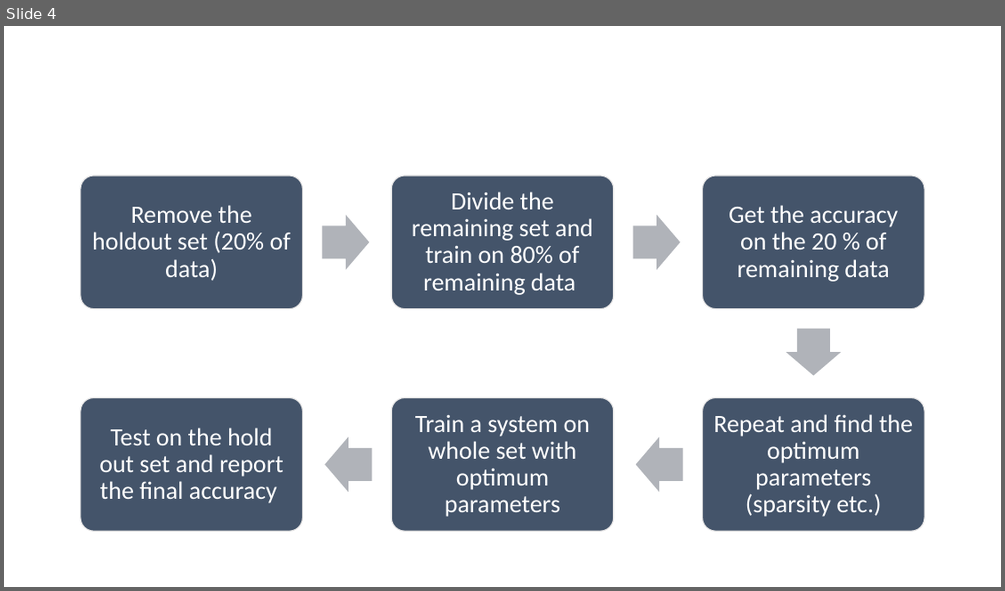
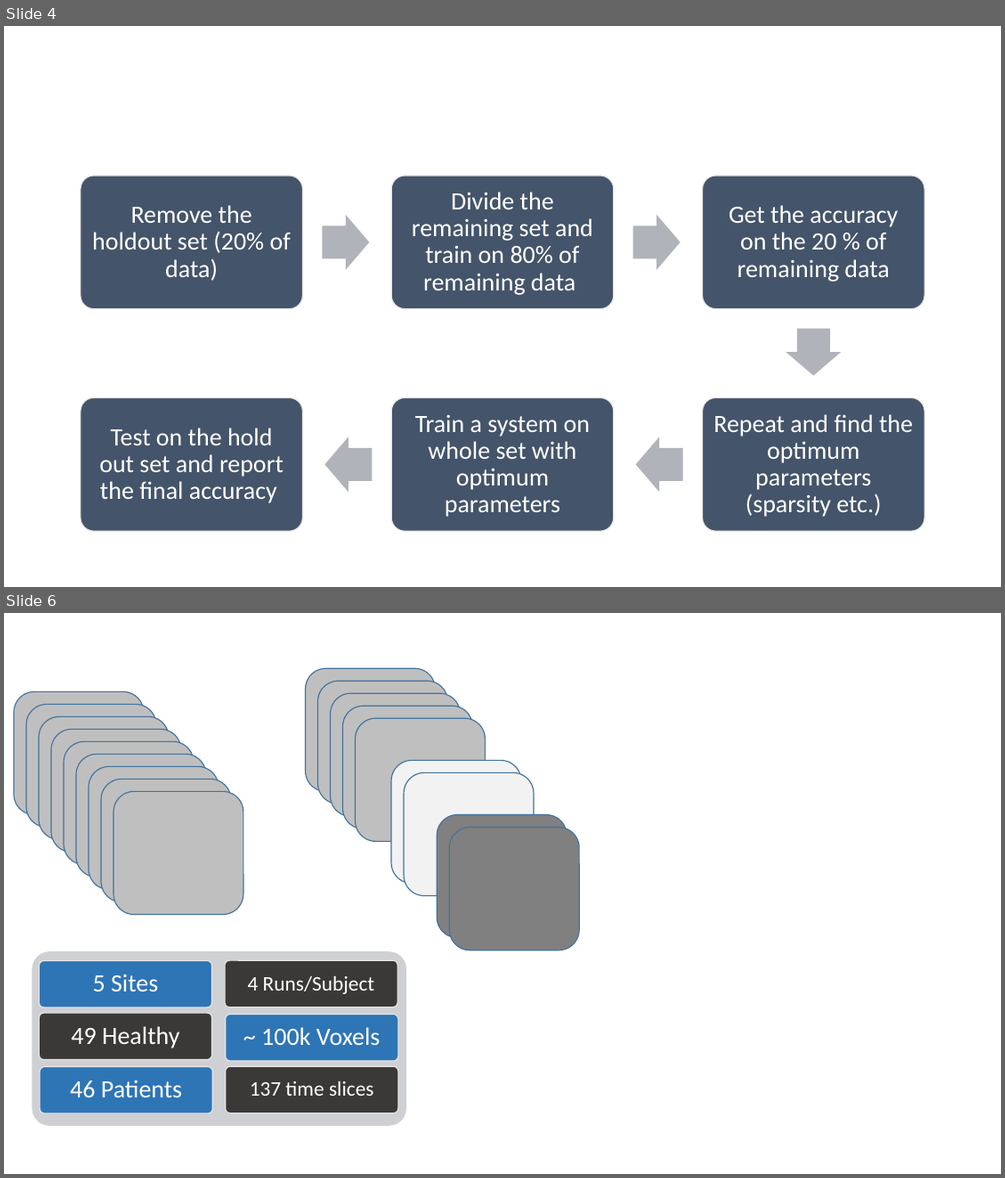
Before and after one commit to CMPUT659T4/cmput659_project, a slide deck: FinalPresentation Figures.pptx. Shown one above the other, each under a label of ours: slide 4 before the commit, slides 4 and 6 after it; the slides between them are not shown. The pictures are 1005x591 and 1005x1178 pixels, drawn with LibreOffice and Linux fonts; fonts in the diff are those of the drawing. Boxes give left, top, right and bottom in pixels: in the first picture for what was removed or moved away, otherwise in the second. Text is boxed around its words. In the diff, an @@ line names an element or a change of style, - is before the commit and + after.

```diff
--- a/FinalPresentation Figures.pptx
+++ b/FinalPresentation Figures.pptx
@@ slide 6 added at [4, 613, 1001, 1174], background #FFFFFF @@
@@ rounded rectangle added at [14, 691, 144, 814], fill #BFBFBF, outline #43739E 1 pt @@
@@ rounded rectangle added at [306, 668, 436, 791], fill #BFBFBF, outline #43739E 1 pt @@
@@ rounded rectangle added at [318, 681, 448, 803], fill #BFBFBF, outline #43739E 1 pt @@
@@ rounded rectangle added at [26, 705, 156, 827], fill #BFBFBF, outline #43739E 1 pt @@
@@ rounded rectangle added at [39, 717, 169, 840], fill #BFBFBF, outline #43739E 1 pt @@
@@ rounded rectangle added at [330, 693, 461, 816], fill #BFBFBF, outline #43739E 1 pt @@
@@ rounded rectangle added at [343, 706, 473, 828], fill #BFBFBF, outline #43739E 1 pt @@
@@ rounded rectangle added at [356, 718, 485, 841], fill #BFBFBF, outline #43739E 1 pt @@
@@ rounded rectangle added at [51, 729, 181, 852], fill #BFBFBF, outline #43739E 1 pt @@
@@ rounded rectangle added at [64, 742, 194, 864], fill #BFBFBF, outline #43739E 1 pt @@
@@ rounded rectangle added at [76, 755, 206, 877], fill #BFBFBF, outline #43739E 1 pt @@
@@ rounded rectangle added at [89, 766, 218, 889], fill #BFBFBF, outline #43739E 1 pt @@
@@ rounded rectangle added at [391, 761, 521, 883], fill #F2F2F2, outline #43739E 1 pt @@
@@ rounded rectangle added at [101, 779, 231, 901], fill #BFBFBF, outline #43739E 1 pt @@
@@ rounded rectangle added at [113, 792, 243, 915], fill #BFBFBF, outline #43739E 1 pt @@
@@ rounded rectangle added at [404, 773, 534, 896], fill #F2F2F2, outline #43739E 1 pt @@
@@ rounded rectangle added at [437, 815, 567, 938], fill #808080, outline #43739E 1 pt @@
@@ rounded rectangle added at [450, 827, 580, 949], fill #808080, outline #43739E 1 pt @@
@@ rounded rectangle added at [32, 952, 406, 1126], fill #CFD1D4 @@
@@ rounded rectangle added at [39, 961, 212, 1007], fill #2E75B6, outline #E7E6E6 1 pt @@
@@ text added at [93, 974, 158, 991], 24 pt, text #FFFFFF @@
+5 Sites
@@ rounded rectangle added at [225, 961, 397, 1007], fill #3B3838, outline #E7E6E6 1 pt @@
@@ text added at [248, 976, 374, 994], 20 pt, text #FFFFFF @@
+4 Runs/Subject
@@ rounded rectangle added at [39, 1013, 212, 1060], fill #3B3838, outline #E7E6E6 1 pt @@
@@ text added at [71, 1026, 179, 1048], 24 pt, text #FFFFFF @@
+49 Healthy
@@ rounded rectangle added at [226, 1013, 398, 1060], fill #2E75B6, outline #E7E6E6 1 pt @@
@@ text added at [261, 1027, 380, 1045], 24 pt, text #FFFFFF @@
+~ 100k Voxels
@@ rounded rectangle added at [226, 1066, 398, 1112], fill #3B3838, outline #E7E6E6 1 pt @@
@@ rounded rectangle added at [40, 1067, 212, 1113], fill #2E75B6, outline #E7E6E6 1 pt @@
@@ text added at [70, 1079, 182, 1097], 24 pt, text #FFFFFF @@
+46 Patients
@@ text added at [250, 1081, 373, 1095], 20 pt, text #FFFFFF @@
+137 time slices
```
Also in this commit, not shown: 1 slide changed, 3 other slides added, 8 other files.
